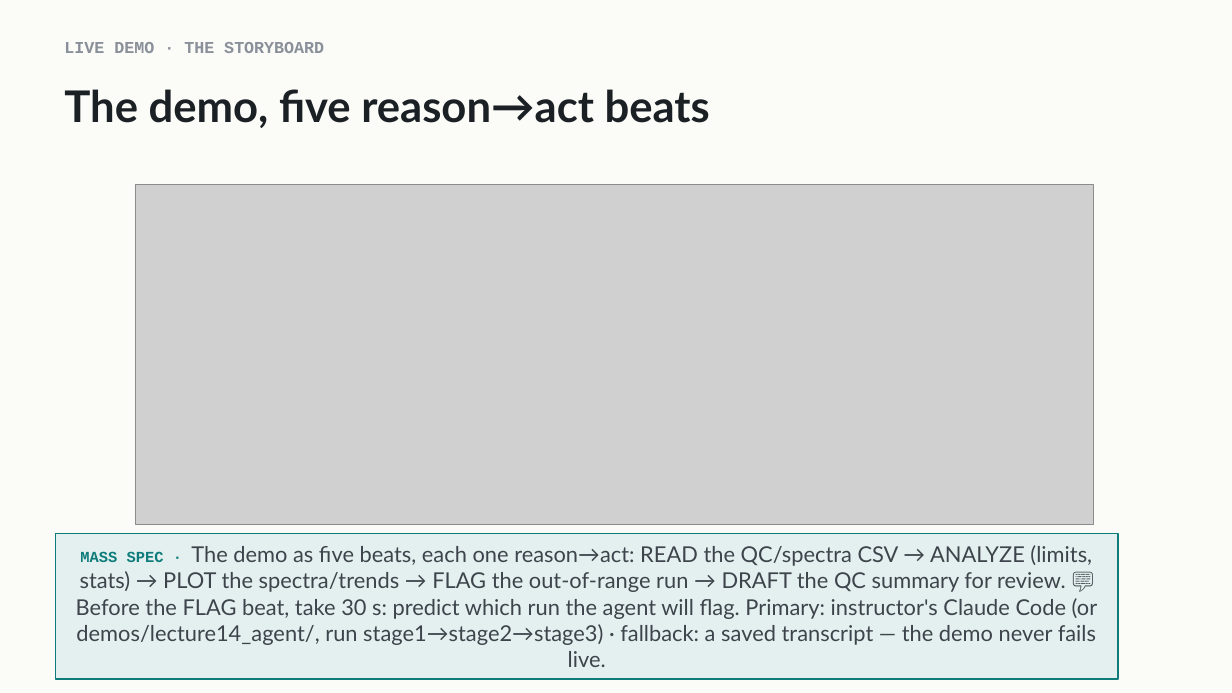
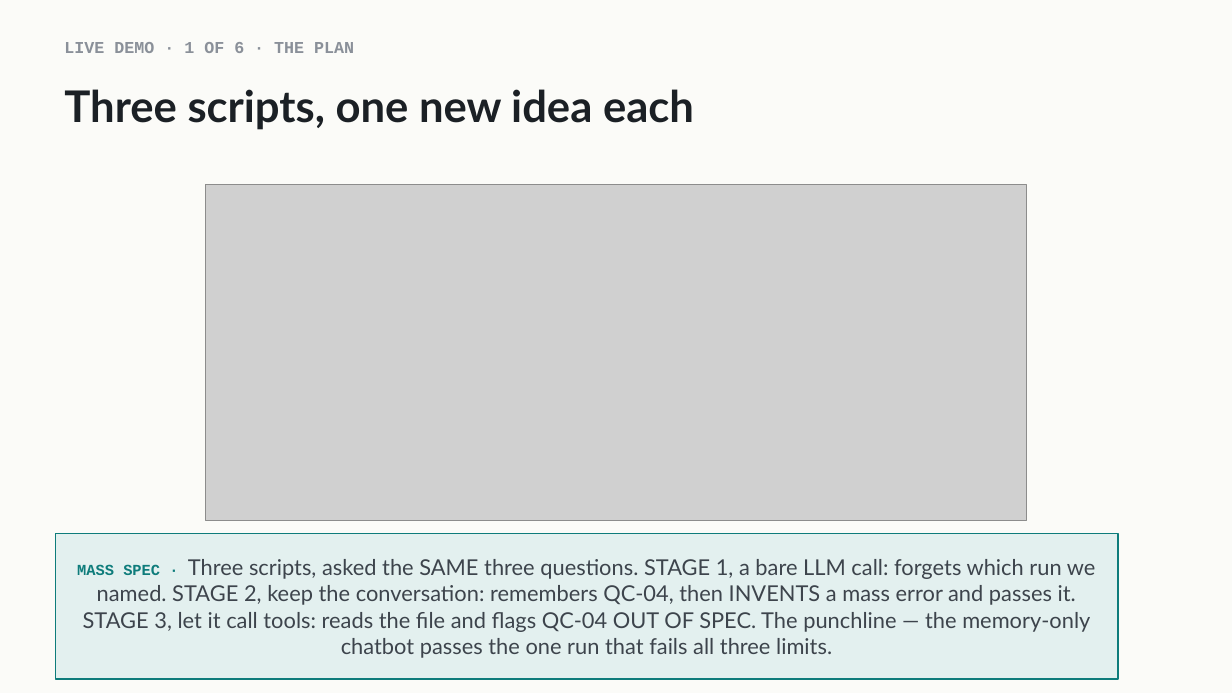
Before and after one commit to indigobio/msacl_dl_course, a slide deck: slide 9 of slides/pptx/lecture14_agents.pptx. Drawn at 1232x693 pixels with LibreOffice and Linux fonts; fonts in the diff are those of the drawing; grey boxes stand for pictures. Boxes give left, top, right and bottom in pixels: in the first picture for what was removed or moved away, otherwise in the second. Text is boxed around its words. In the diff, an @@ line names an element or a change of style, - is before the commit and + after.

```diff
--- a/slides/pptx/lecture14_agents.pptx
+++ b/slides/pptx/lecture14_agents.pptx
@@ text at bbox=[64, 42, 354, 53]: text changed @@
-LIVE DEMO · THE STORYBOARD
+LIVE DEMO · 1 OF 6 · THE PLAN
@@ text at bbox=[64, 89, 694, 130]: text changed @@
-The demo, five reason→act beats
+Three scripts, one new idea each
@@ picture: place and size @@
-picture at bbox=[136, 185, 1094, 524]
+picture at bbox=[205, 185, 1027, 520]
@@ text in rectangle at bbox=[77, 559, 1096, 658]: text changed @@
-MASS SPEC · The demo as five beats, each one reason→act: READ the QC/spectra CSV → ANALYZE (limits, stats) → PLOT the spectra/trends → FLAG the out-of-range run → DRAFT the QC summary for review. 💬 Before the FLAG beat, take 30 s: predict which run the agent will flag. Primary: instructor's Claude Code (or demos/lecture14_agent/, run stage1→stage2→stage3) · fallback: a saved transcript — the demo never fails live.
+MASS SPEC · Three scripts, asked the SAME three questions. STAGE 1, a bare LLM call: forgets which run we named. STAGE 2, keep the conversation: remembers QC-04, then INVENTS a mass error and passes it. STAGE 3, let it call tools: reads the file and flags QC-04 OUT OF SPEC. The punchline — the memory-only chatbot passes the one run that fails all three limits.
```
Also in this commit, not shown: 5 other slides changed, 4 slides added, 9 other files.
